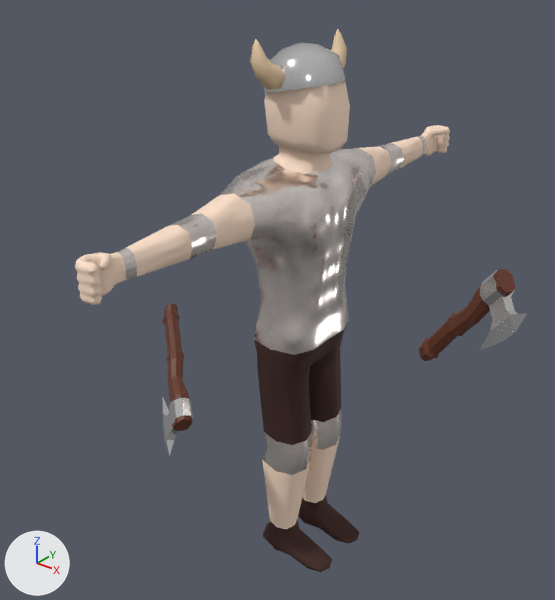
Two versions of the FBX model _3dObjects/HumanBaseMesh/viking_01.fbx, one commit apart.
Before and after are seen from a 50 mm lens placed at (1.36, -1.83, 2.09), pointed at (-0.03, -0.09, 1.01). The lights are fixed; the arrows at lower left show +X, +Y and +Z. Where no turn or scale is listed for an object, it has been applied to the vertices.

The first picture shows 'Axe', 'Axe.001', 'HelmetBase', 'HumanMesh02.001'.
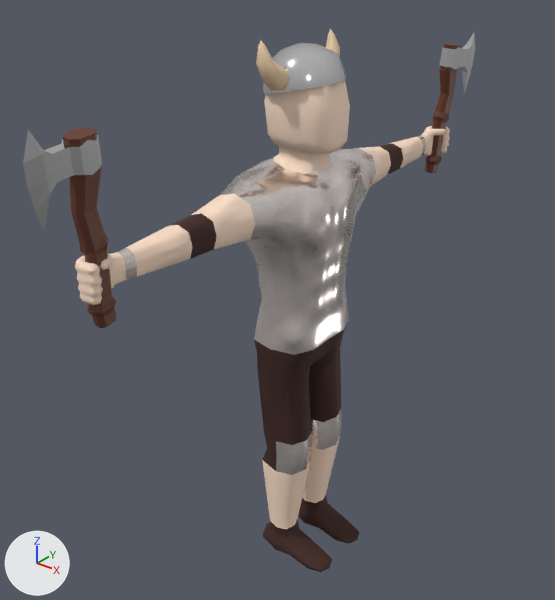
Where the newer file only moved an object's origin or applied its transform, the numbers keep the older frame.

What differs and where, as boxes [x1, y1, x2, y2] in the pictures (555 x 600 px):
'Axe.001', reshaped (197% wider, 31% taller): before [162, 303, 193, 456]; after [23, 127, 117, 328]
'Axe', reshaped (52% narrower, 52% taller): before [419, 269, 527, 361]; after [424, 33, 475, 173]
'HelmetBase', reshaped (6% narrower): before [250, 29, 347, 93]; after [256, 28, 347, 94]
part 1 of me_cube_002, deleted: before [419, 269, 527, 361]
part 2 of me_cube_002, added: after [424, 33, 475, 173]
part 3 of me_cube_001, deleted: before [162, 303, 193, 456]
part 4 of me_cube_001, added: after [23, 127, 117, 328]
part 5 of me_mesh_001, recoloured (grey to brown): [263, 432, 277, 471] in both
part 6 of me_mesh_001, recoloured (grey to brown): [169, 213, 217, 259] in both
part 7 of me_mesh_001, recoloured (grey to brown): [379, 143, 403, 175] in both
part 8 of me_circle, rebuilt: before [263, 42, 346, 93]; after [263, 43, 347, 94]
part 9 of me_circle, rebuilt: before [331, 29, 347, 69]; after [326, 28, 340, 55]
part 10 of me_circle, rebuilt: before [250, 38, 285, 90]; after [256, 40, 290, 91]

Diff of the bpy script that builds the scene:
```diff
--- a/_3dObjects/HumanBaseMesh/viking_01.fbx.py
+++ b/_3dObjects/HumanBaseMesh/viking_01.fbx.py
@@ me_circle @@
 # used by ob_helmetbase; location = (-0.006, -0.002, 1.686)
-me_circle.from_pydata(...)  # 113 vertices, 108 faces; spans x -0.119..0.121, y -0.18..0.184, z -0.204..0.132
+me_circle.from_pydata(...)  # 113 vertices, 192 faces; spans x -0.12..0.122, y -0.183..0.181, z -0.204..0.132
+# me_circle part 8: the loose piece of 49 vertices spanning x -0.119..0.121, y -0.121..0.121, z -0.037..0.108 is rebuilt with 49 vertices and now spans x -0.12..0.122, y -0.123..0.121, z -0.037..0.108
+# me_circle part 9: the loose piece of 31 vertices spanning x -0.025..0.048, y 0.096..0.184, z -0.012..0.132 is rebuilt with 31 vertices and now spans x -0.041..0.032, y 0.097..0.181, z -0.012..0.132
+# me_circle part 10: the loose piece of 31 vertices spanning x -0.062..0.017, y -0.18..-0.093, z -0.012..0.132 is rebuilt with 31 vertices and now spans x -0.041..0.032, y -0.183..-0.099, z -0.012..0.132
 me_circle.materials.append(mat_axe_blade_lars)
@@ me_mesh_001 @@
 me_mesh_001.from_pydata(...)  # 930 vertices, 1856 faces; spans x -0.13..0.21, y -0.86..0.86, z -1.14..0.62
 # used by ob_humanmesh02_001; location = (0.0, 0.0, 1.14)
+# me_mesh_001 part 5: 32 of the faces centred in x -0.06..0.0, y -0.16..0.16, z -0.72..-0.64 switch from mat_bakedmaterial_002 to mat_bakedmaterial_003
+# me_mesh_001 part 6: 20 of the faces centred in x -0.04..0.04, y -0.51..-0.45, z 0.17..0.26 switch from mat_bakedmaterial_002 to mat_bakedmaterial_003
+# me_mesh_001 part 7: 20 of the faces centred in x -0.04..0.04, y 0.45..0.51, z 0.17..0.26 switch from mat_bakedmaterial_002 to mat_bakedmaterial_003
 me_mesh_001.materials.append(mat_bakedmaterial_001)
@@ me_cube_002 @@
 # used by ob_axe; location = (0.47, 0.083, 0.973)
-me_cube_002.from_pydata(...)  # 133 vertices, 131 faces; spans x -0.093..0.293, y -0.154..0.056, z -0.114..0.297
+me_cube_002.from_pydata(...)  # 133 vertices, 258 faces; spans x -0.489..-0.403, y 0.7..0.89, z 0.259..0.77
+# me_cube_002 part 1: 133 vertices removed from x -0.093..0.293, y -0.154..0.056, z -0.114..0.297
+# me_cube_002 part 2: 133 vertices added at x -0.489..-0.403, y 0.7..0.89, z 0.259..0.77
 me_cube_002.materials.append(mat_axe_handle_lars)
@@ me_cube_001 @@
 # used by ob_axe_001; location = (-0.347, -0.264, 0.845)
-me_cube_001.from_pydata(...)  # 133 vertices, 131 faces; spans x -0.101..0.267, y -0.237..0.09, z -0.257..0.079
+me_cube_001.from_pydata(...)  # 133 vertices, 258 faces; spans x 0.328..0.417, y -0.718..-0.509, z 0.384..0.89
+# me_cube_001 part 3: 133 vertices removed from x -0.101..0.267, y -0.237..0.09, z -0.257..0.079
+# me_cube_001 part 4: 133 vertices added at x 0.328..0.417, y -0.718..-0.509, z 0.384..0.89
 me_cube_001.materials.append(mat_axe_handle_lars)
```
